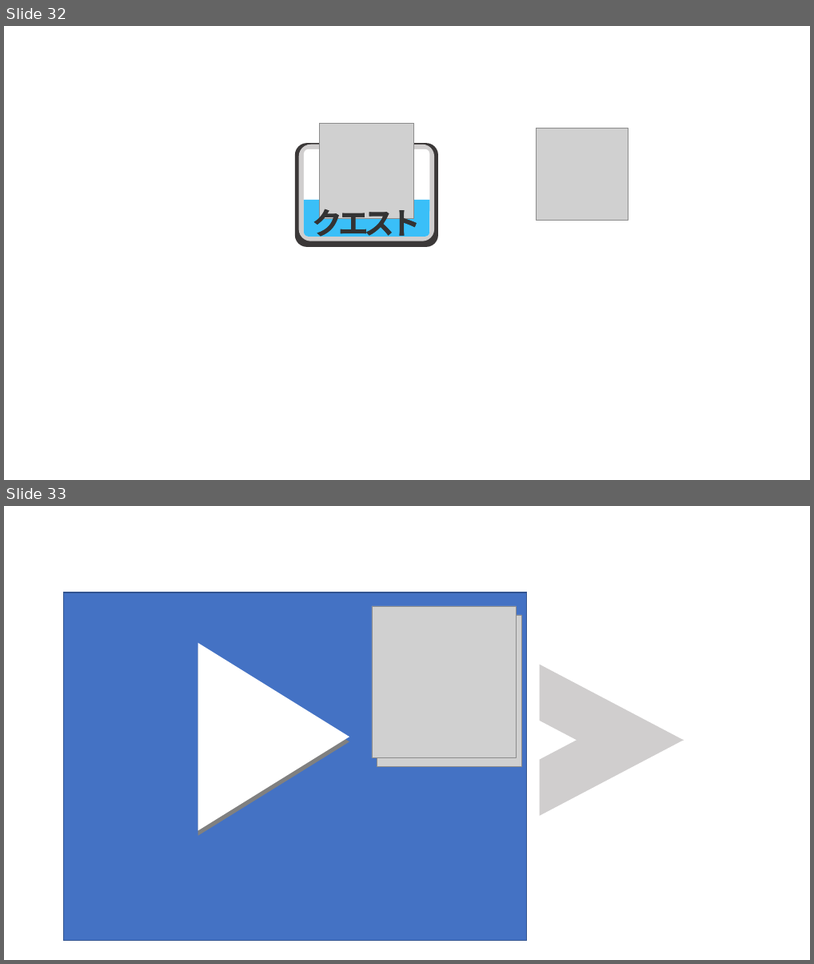
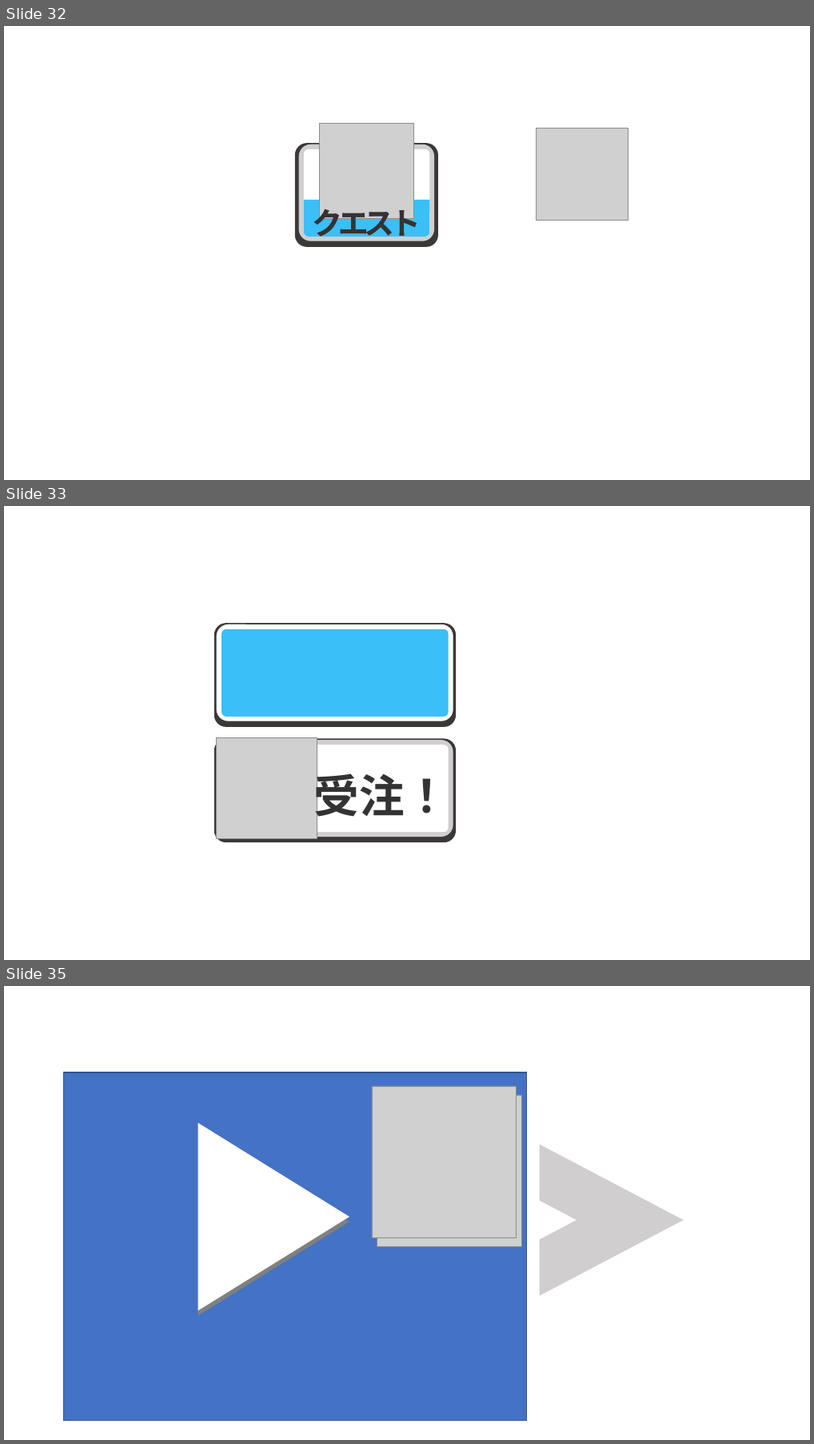
Before and after one commit to ezaki-lab/2022-turitube, a slide deck: button_design.pptx. Shown one above the other, each under a label of ours: slides 32 and 33 before the commit, slides 32, 33 and 35 after it; the slides between them are not shown. The pictures are 814x964 and 814x1444 pixels, drawn with LibreOffice and Linux fonts; fonts in the diff are those of the drawing; grey boxes stand for pictures. Boxes give left, top, right and bottom in pixels: in the first picture for what was removed or moved away, otherwise in the second. Text is boxed around its words. In the diff, an @@ line names an element or a change of style, - is before the commit and + after.

```diff
--- a/button_design.pptx
+++ b/button_design.pptx
@@ slide 33 added at [4,506,810,960], background #FFFFFF @@
@@ rounded rectangle added at [214,623,457,727], fill #3B3838 @@
@@ rounded rectangle added at [216,624,454,721], fill #FFFFFF @@
@@ rounded rectangle added at [222,629,449,716], fill #3ABFF8 @@
@@ rounded rectangle added at [214,738,457,842], fill #3B3838 @@
@@ rounded rectangle added at [216,740,454,836], fill #D0CECE @@
@@ picture added at [216,738,318,839] @@
@@ rounded rectangle added at [222,744,449,832], fill #FFFFFF @@
@@ text added at [314,767,450,824], 54 pt, text #333333, bold @@
+受注！
@@ what was slide 33 is now slide 35 @@
```
Also in this commit, not shown: 1 other slide added, 16 other files.
